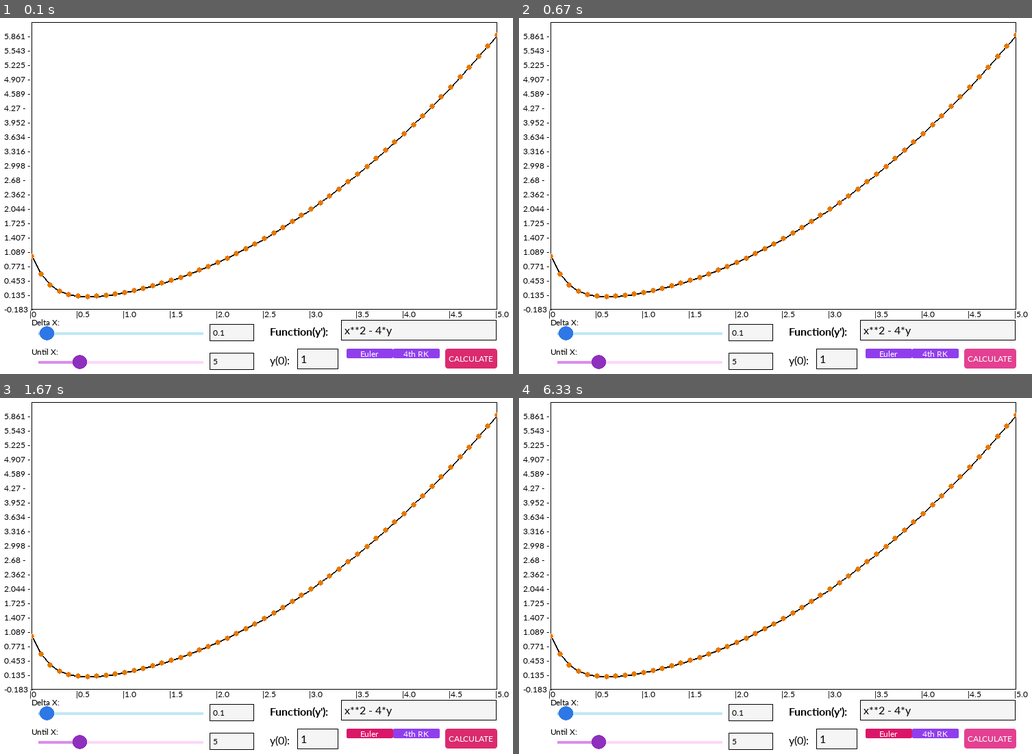
Above: before the commit, frames 1-4 (two rows, left to right).
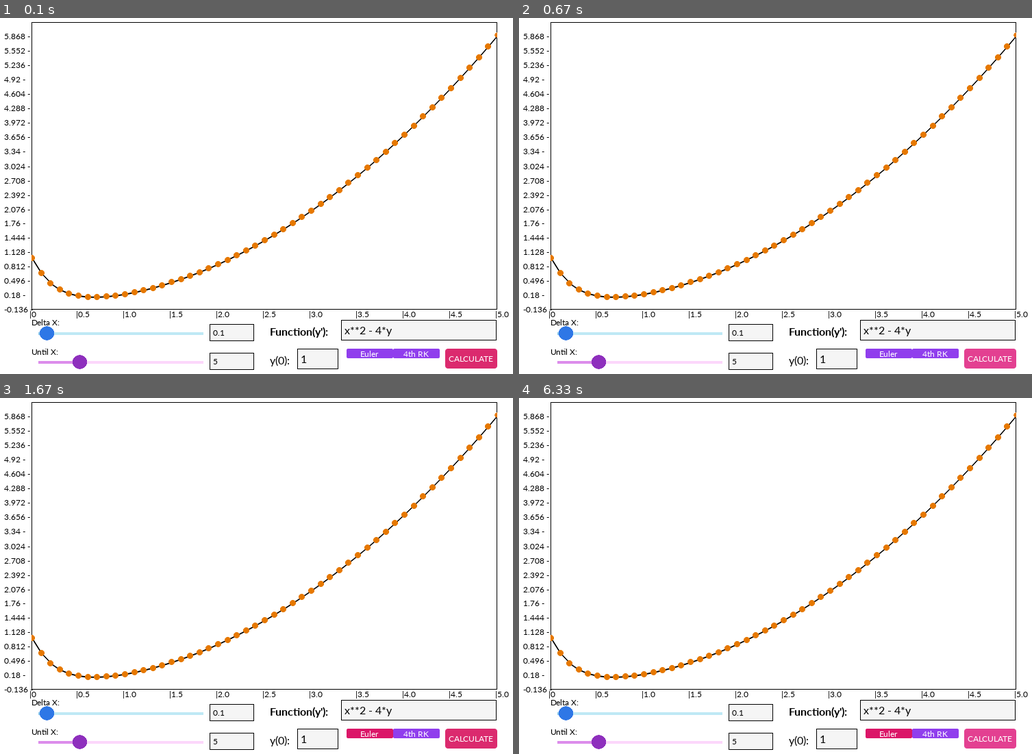
Above: after the commit, the same moments.

Repository: nakamarusun/CompMathIVPSem2
Game: pygame game, started from src/Main.py
Same seed, same stepped clock (60 frames per second), same inputs: the game is played once before the commit and once after it.
Inputs (mouse positions are in pixels of both pictures, inside the frame that each line leads up to):
- Up to frame 1 (0.1 s): no input
- Up to frame 2 (0.67 s): click (990, 359) at 0.38 s
- Up to frame 3 (1.67 s): click (230, 711) at 0.72 s; tap Space at 1 s; click (369, 732) at 1.38 s
- Up to frame 4 (6.33 s): click (652, 568) at 1.72 s; click (985, 711) at 2.05 s; click (990, 739) at 2.38 s; click (796, 430) at 2.72 s; click (780, 618) at 3.55 s; click (703, 479) at 3.88 s; tap Left at 4.17 s; click (575, 476) at 4.55 s; click (898, 494) at 4.88 s; click (616, 430) at 5.22 s; click (806, 551) at 5.55 s; click (626, 611) at 5.88 s; click (990, 739) at 6.22 s

The runs differ from the first frame. In frame 1, 1.4% of the frame differs, in the area x 0-97%, y 4-83%; in frame 2, 1.4%; in frame 3, 1.4%; in frame 4, 1.4%.

Commit message:
Added 4th Order Runge-Kutta algorithm in MathUtil, and Graphing dots and lines is now anti-aliased

Diff:
--- a/src/MathUtil.py
+++ b/src/MathUtil.py
@@ -2,28 +2,57 @@
 import math
 
 class IVP:
+
+    @staticmethod
     def f(x: float):
+        # Function for testing
         return 2 * x + 6
 
-    def compute(f, h: float, until: float, y0):
+    @staticmethod
+    def compute(f: str, h: float, until: float, y0, functionMode=0):
 
+        # Sets initial values
         xVal = [0]
         yVal = [y0]
 
+        # Sets the current value it is working with
         curX = 0
         curY = y0
 
+        functionEval = eval("lambda x, y : " + f) # Convers the specified string to a python mathematical formula. It is of utmost importance for the string to be python-compliant, so that it doesn't run into any errors.
+
+        chosenFunction = IVP.euler # Default is euler
+
+        if (functionMode == 0):
+            chosenFunction = IVP.euler
+        elif (functionMode == 1):
+            chosenFunction = IVP.rk4
+
         for i in range(int(until / h)):
-            curX += h
-            x = curX
-            y = yVal[-1]
-            curY = curY + (h * eval(f))
+            curX += h # Adds the current x by the specified h
+            # Calculates the next y value based on the chosen algorithm
+            curY = chosenFunction(curX, curY, h, functionEval)
+            # Appends to array
             xVal.append(curX)
             yVal.append(curY)
 
         return [xVal, yVal]
 
+    @staticmethod
+    def euler(x, y, h, f):
+        return y + (h * f(x, y))
+
+    @staticmethod
+    def rk4(x, y, h, f):
+        k1 = f(x, y)
+        k2 = f(x + 1/2*h, y + 1/2*h*k1)
+        k3 = f(x + 1/2*h, y + 1/2*h*k2)
+        k4 = f(x + h, y + k3*h)
+
+        return y + (1/6 * (k1 + 2*k2 + 2*k3 + k4)) * h
+
 def clamp(val, min, max):
+    # Clamps a value to not exceed the min or max value.
     if (val < min):
         return min
     elif (val > max):
@@ -37,9 +66,11 @@
     return GVar.resolution[1] * ratio
 
 def lerp(val, min, max):
+    # Linear Interpolation, gets a value from a specified ratio from min to max
     return (min + val * (max - min))
 
 def invLerp(val, min, max):
+    # Inverse Linear Interpolation, to get a ratio of the value from the min to the max
     try:
         return ((val - min) / (max - min))
     except:
--- a/src/Pygame/MathRoom.py
+++ b/src/Pygame/MathRoom.py
@@ -22,6 +22,10 @@
     until = 5
     h = 0.1
 
+    # 0 = Euler
+    # 1 = 4th Order Runge Kutta
+    functionMode = 1
+
     xArr = [] # The x plot in the graph.
     yArr = [] # The y plot in the graph.
 
@@ -34,7 +38,7 @@
         self.redrawSurface()
 
     def updateFunction(self):
-        self.xArr, self.yArr = MathUtil.IVP.compute(self.function, self.h, self.until, self.y0)
+        self.xArr, self.yArr = MathUtil.IVP.compute(self.function, self.h, self.until, self.y0, self.functionMode)
         self.yMax = max(self.yArr)
         self.yMin = min(self.yArr)
         range = self.yMax - self.yMin
@@ -60,8 +64,13 @@
         pointBefore = [ 0, self.ratio[1] * GVar.resolution[1] * (1 - MathUtil.invLerp(self.yArr[0], self.yMin, self.yMax)) ] # Sets the first dot of the graphic
         for i in range(len(self.xArr) - 1):
             pointAfter = [ MathUtil.invLerp(self.xArr[i + 1], self.xArr[0], self.xArr[-1]) * GVar.resolution[0] * self.ratio[0], ( 1 - MathUtil.invLerp(self.yArr[i + 1], self.yMin, self.yMax)) * GVar.resolution[1] * self.ratio[1] ] # Counts the current dot.
-            pygame.draw.line(self.functionCanvasSurface, (0, 0, 0), pointBefore, pointAfter, 2) # Draws line from the previous dot to the dot after it
-            pygame.draw.circle(self.functionCanvasSurface, (230, 120, 0), (round(pointBefore[0]), round(pointBefore[1])), 4) # Draws the dot in each of the delta x's
+            pygame.draw.aaline(self.functionCanvasSurface, (0, 0, 0), pointBefore, pointAfter, 2) # Draws line from the previous dot to the dot after it
+
+            # pygame.draw.circle(self.functionCanvasSurface, (230, 120, 0), (round(pointBefore[0]), round(pointBefore[1])), 4) # Draws the dot in each of the delta x's, non antialiased circle
+
+            pygame.gfxdraw.aacircle(self.functionCanvasSurface, round(pointBefore[0]), round(pointBefore[1]), 4, (230, 120, 0)) # Draws circle anti-aliased outline.
+            pygame.gfxdraw.filled_circle(self.functionCanvasSurface, round(pointBefore[0]), round(pointBefore[1]), 4, (230, 120, 0)) # Draws circle
+
             pointBefore = pointAfter # Sets the previous dot to the current dot.
 
         pygame.draw.circle(self.functionCanvasSurface, (230, 120, 0), (round(pointBefore[0]), round(pointBefore[1])), 4) # Draws the last dot
